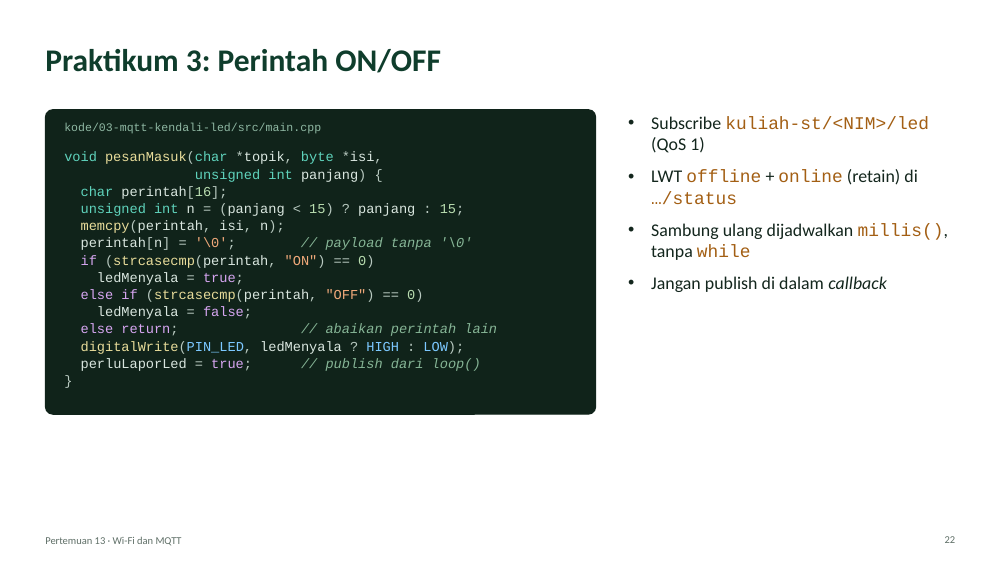
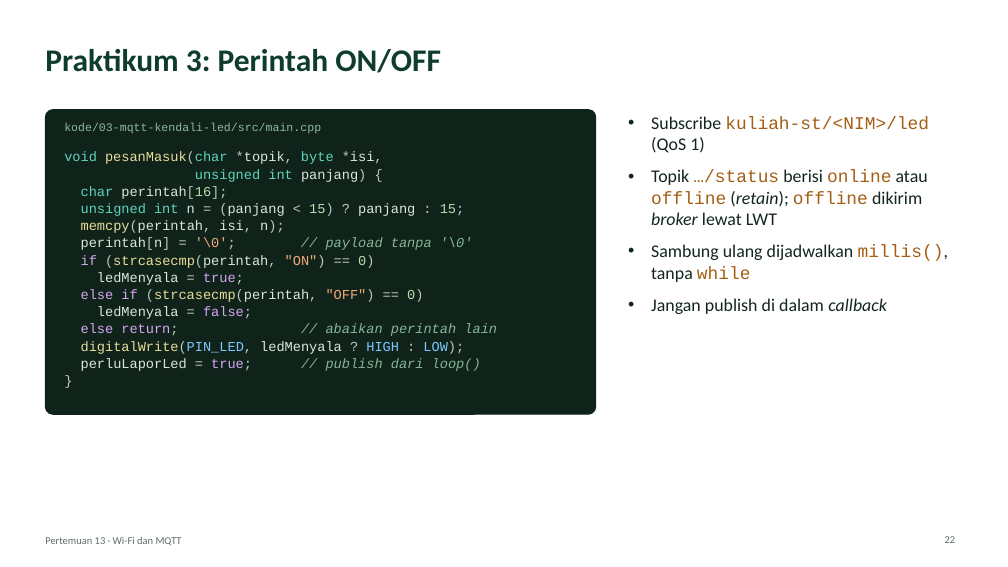
Before and after one commit to antonprafanto/embeddedsystem, a slide deck: slide 22 of slide/pptx/P13-WiFi-dan-MQTT.pptx. Drawn at 1008x567 pixels with LibreOffice and Linux fonts; fonts in the diff are those of the drawing. Boxes give left, top, right and bottom in pixels: in the first picture for what was removed or moved away, otherwise in the second. Text is boxed around its words. In the diff, an @@ line names an element or a change of style, - is before the commit and + after.

```diff
--- a/slide/pptx/P13-WiFi-dan-MQTT.pptx
+++ b/slide/pptx/P13-WiFi-dan-MQTT.pptx
@@ text at box(651, 169, 928, 225): text changed; font Courier New to Calibri; text colour #A35F14 to #13261D @@
-• LWT offline + online (retain) di …/status
+• Topik …/status berisi online atau offline (retain); offline dikirim broker lewat LWT
```
Also in this commit, not shown: 1 other slide changed, 27 other files.
